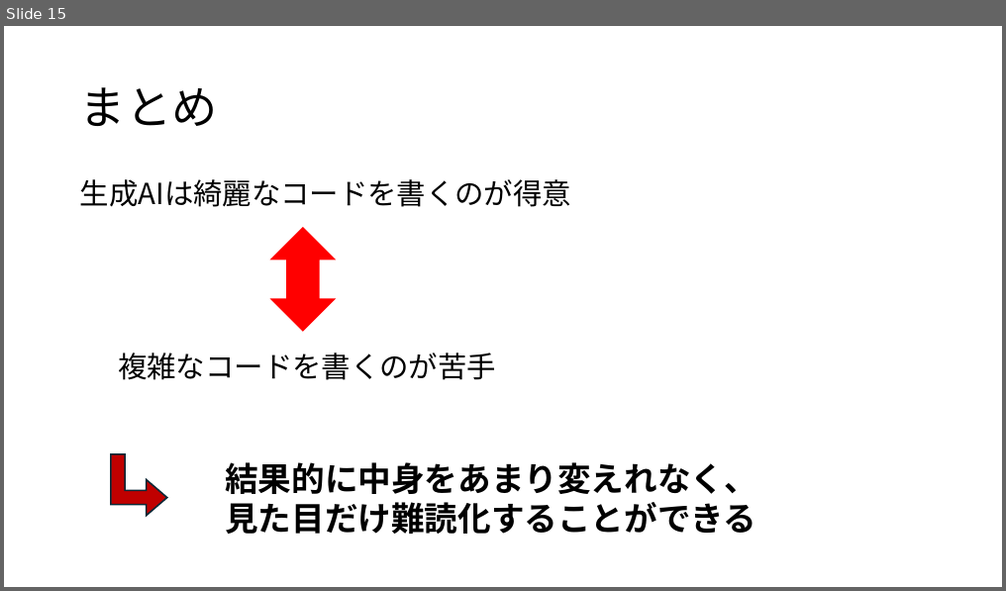
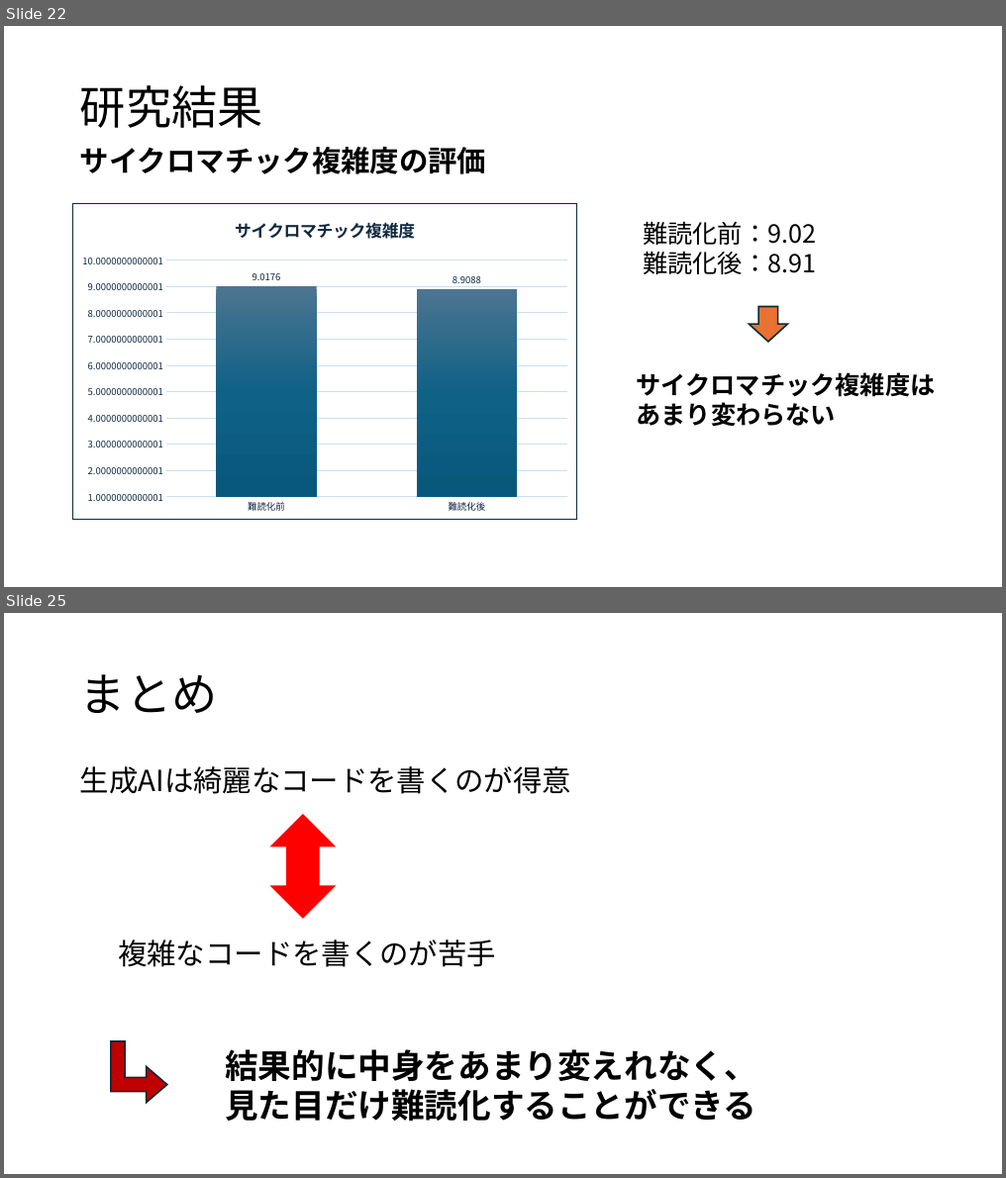
Before and after one commit to tamadalab/2025bthesis_kondo, a slide deck: prezentation.pptx. Shown one above the other, each under a label of ours: slide 15 before the commit, slides 22 and 25 after it; the slides between them are not shown. The pictures are 1006x591 and 1006x1178 pixels, drawn with LibreOffice and Linux fonts; fonts in the diff are those of the drawing. Boxes give left, top, right and bottom in pixels: in the first picture for what was removed or moved away, otherwise in the second. Text is boxed around its words. In the diff, an @@ line names an element or a change of style, - is before the commit and + after.

```diff
--- a/prezentation.pptx
+++ b/prezentation.pptx
@@ slide 22 added at (x1=4, y1=26, x2=1002, y2=587), background #FFFFFF @@
@@ title added at (x1=80, y1=85, x2=263, y2=128), 44 pt, text #000000 @@
+研究結果
@@ text added at (x1=80, y1=147, x2=486, y2=174), 28 pt, text #000000, bold @@
+サイクロマチック複雑度の評価
@@ column chart added at (x1=73, y1=204, x2=577, y2=520) @@
+title "サイクロマチック複雑度 "
+categories: 難読化前, 難読化後
+Series 1: 9.0176, 8.9088
@@ text added at (x1=643, y1=221, x2=816, y2=274), 24 pt, text #000000 @@
+難読化前：9.02
+難読化後：8.91
@@ down arrow added at (x1=748, y1=307, x2=788, y2=342), fill #E97132, outline #092A39 1.5 pt @@
@@ text added at (x1=637, y1=372, x2=936, y2=427), 24 pt, text #000000, bold @@
+サイクロマチック複雑度は
+あまり変わらない
@@ what was slide 15 is now slide 25 @@
```
Also in this commit, not shown: 9 slides changed, 10 other slides added, 1 slide removed.
